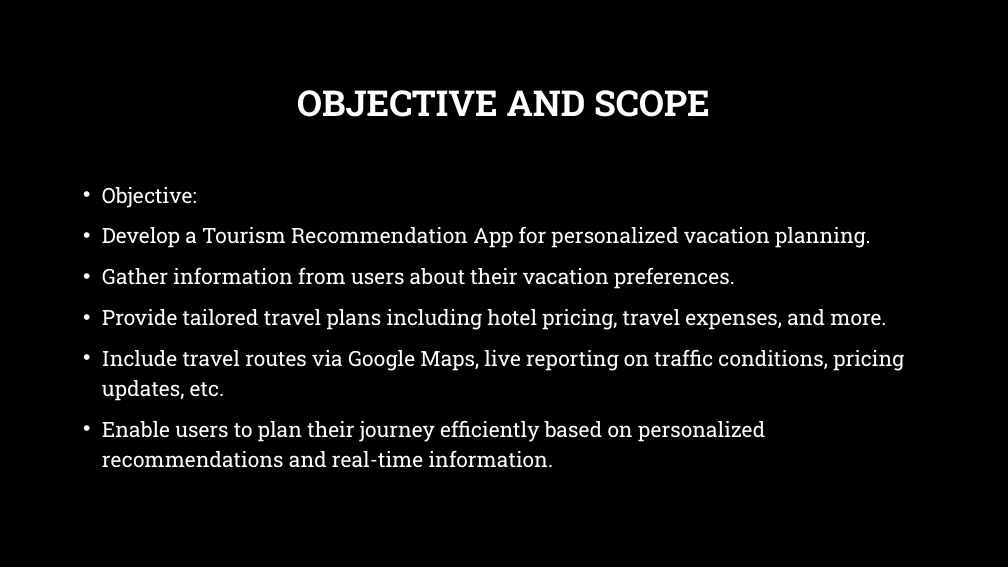
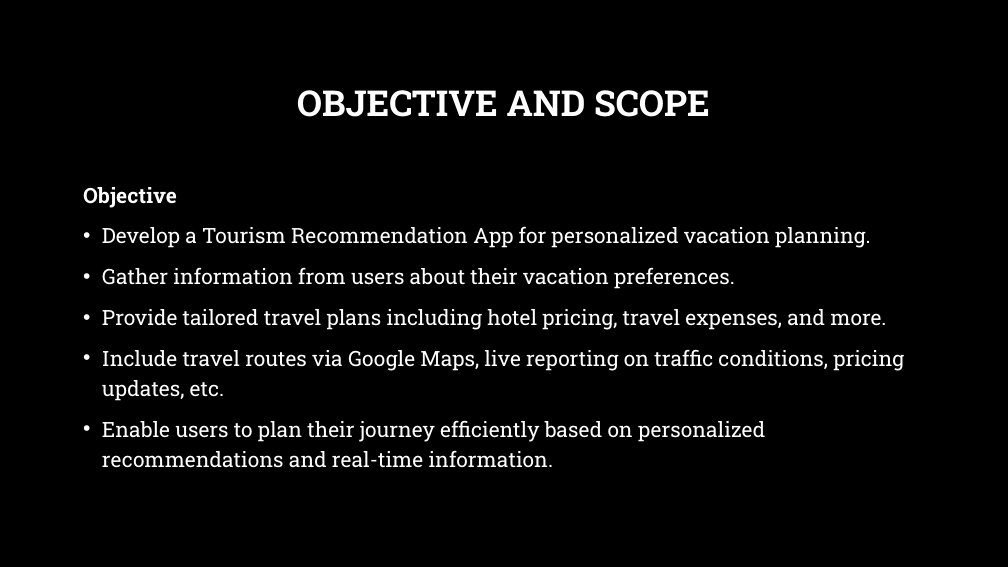
Before and after one commit to Dibya-Bharat/Major_project, a slide deck: slide 5 of Report/Tourism Recommendation System.pptx. Drawn at 1008x567 pixels with LibreOffice and Linux fonts; fonts in the diff are those of the drawing; background and template pictures are left out. Boxes give left, top, right and bottom in pixels: in the first picture for what was removed or moved away, otherwise in the second. Text is boxed around its words. In the diff, an @@ line names an element or a change of style, - is before the commit and + after.

```diff
--- a/Report/Tourism Recommendation System.pptx
+++ b/Report/Tourism Recommendation System.pptx
@@ text at [83,187,177,208]: text changed; bold on @@
-• Objective:
+Objective
```
Also in this commit, not shown: 6 other slides changed.
